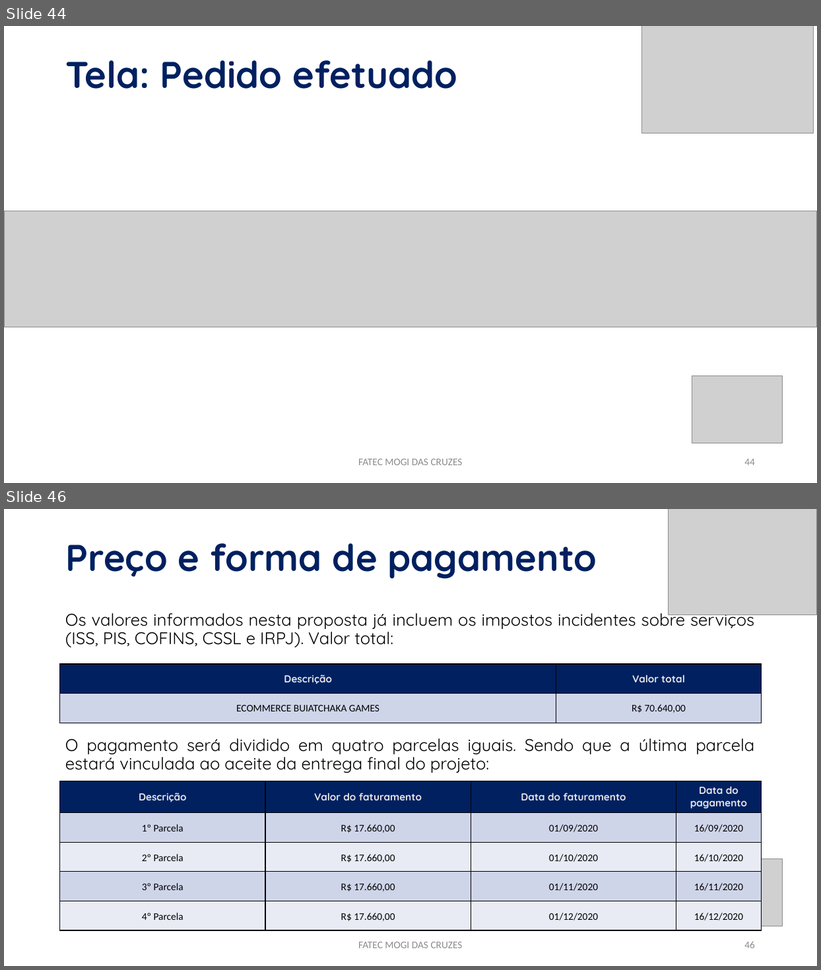
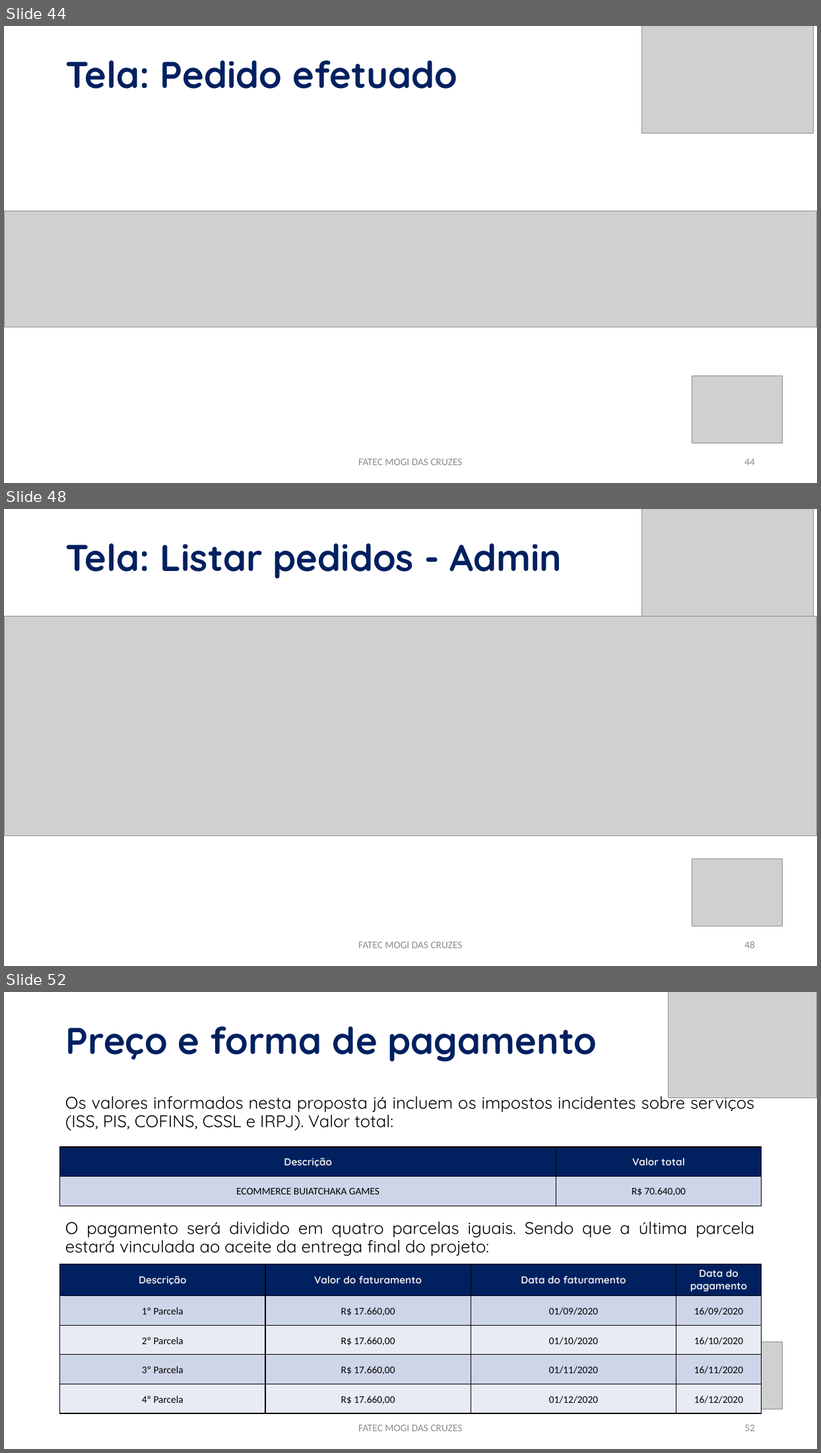
Before and after one commit to PabloLuiz1/buiatchaka-jogos, a slide deck: APRESENTAÇÃO.pptx. Shown one above the other, each under a label of ours: slides 44 and 46 before the commit, slides 44, 48 and 52 after it; the slides between them are not shown. The pictures are 821x970 and 821x1453 pixels, drawn with LibreOffice and Linux fonts; fonts in the diff are those of the drawing; grey boxes stand for pictures. Boxes give left, top, right and bottom in pixels: in the first picture for what was removed or moved away, otherwise in the second. Text is boxed around its words. In the diff, an @@ line names an element or a change of style, - is before the commit and + after.

```diff
--- a/APRESENTAÇÃO.pptx
+++ b/APRESENTAÇÃO.pptx
@@ slide 48 added at (4,509,817,966), background #FFFFFF @@
@@ picture added at (642,509,813,617) @@
@@ title added at (66,543,562,579), 44 pt, text #002060, bold @@
+Tela: Listar pedidos - Admin
@@ picture added at (4,617,817,836) @@
@@ picture added at (692,859,782,926) @@
@@ text added at (358,942,463,949), 12 pt, text #8C8C8C @@
+FATEC MOGI DAS CRUZES
@@ page number added at (745,941,755,949), 12 pt, text #8C8C8C @@
+48
@@ what was slide 46 is now slide 52 @@
@@ page number at (745,1425,755,1432): text changed @@
-46
+52
```
Also in this commit, not shown: 5 slides changed, 5 other slides added, 36 other files.
